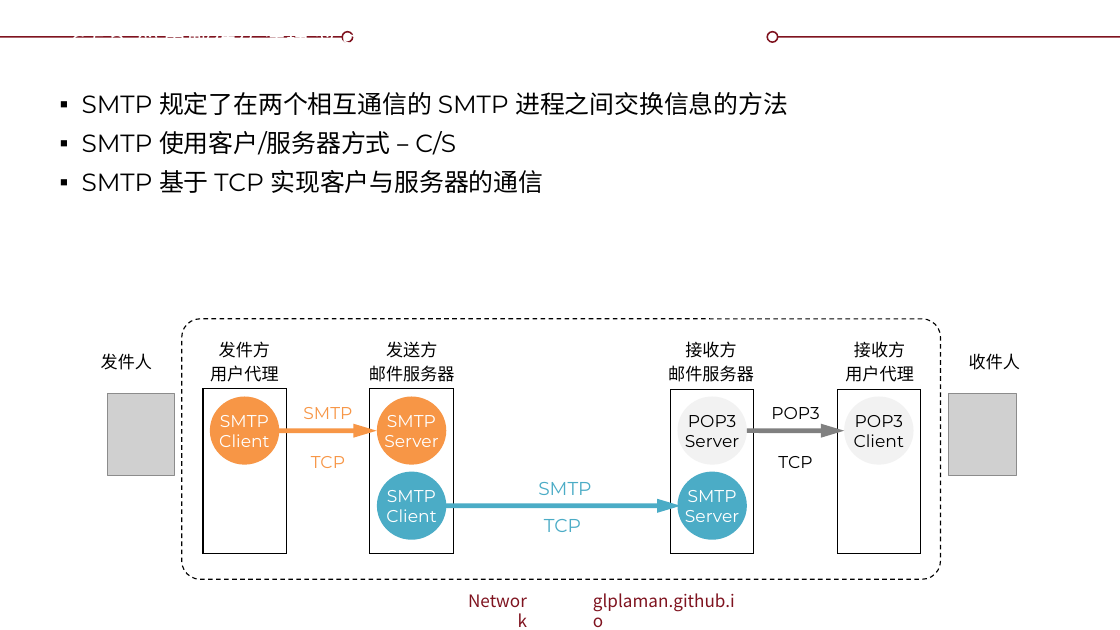
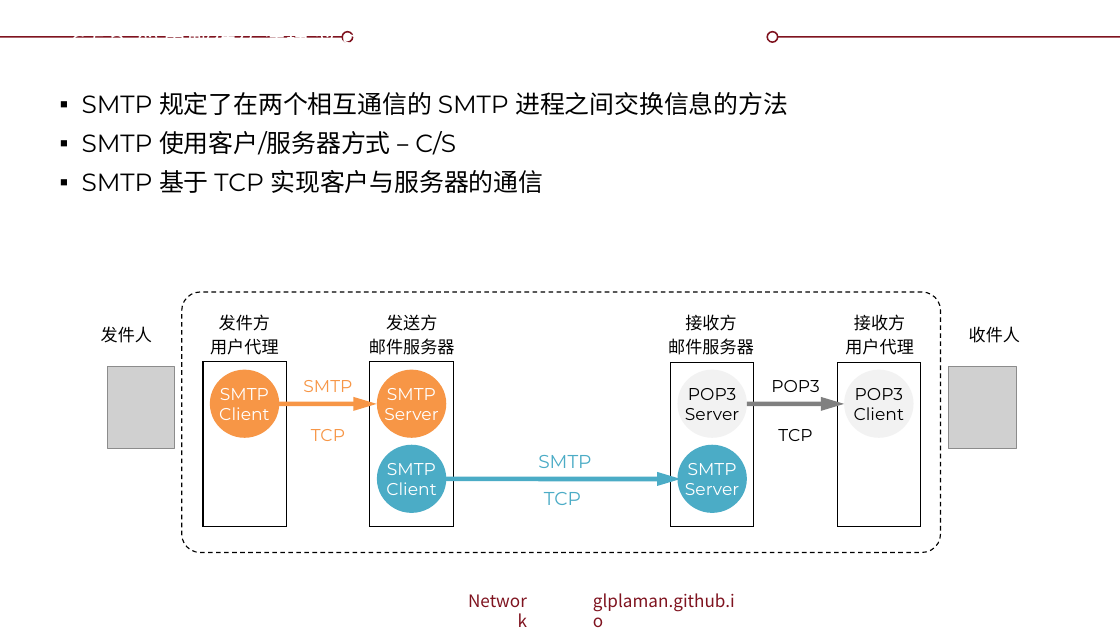
Before and after one commit to glplaman/glplaman.github.io, a slide deck: slide 130 of network/ppt/chap6.pptx (slide 129 before the commit). Drawn at 1120x630 pixels with LibreOffice and Linux fonts; fonts in the diff are those of the drawing; grey boxes stand for pictures; background and template pictures are left out. Boxes give left, top, right and bottom in pixels: in the first picture for what was removed or moved away, otherwise in the second. Text is boxed around its words. In the diff, an @@ line names an element or a change of style, - is before the commit and + after.

```diff
--- a/network/ppt/chap6.pptx
+++ b/network/ppt/chap6.pptx
@@ 12 texts, 6 ellipses, 4 rectangles, 3 arrows, 2 pictures, 1 rounded rectangle: place and size @@
-12 texts, 6 ellipses, 4 rectangles, 3 arrows, 2 pictures, 1 rounded rectangle at (101, 319, 1020, 580)
+12 texts, 6 ellipses, 4 rectangles, 3 arrows, 2 pictures, 1 rounded rectangle at (101, 292, 1020, 553)
```
Also in this commit, not shown: 5 other slides changed, 1 slide added, 12 other files.
